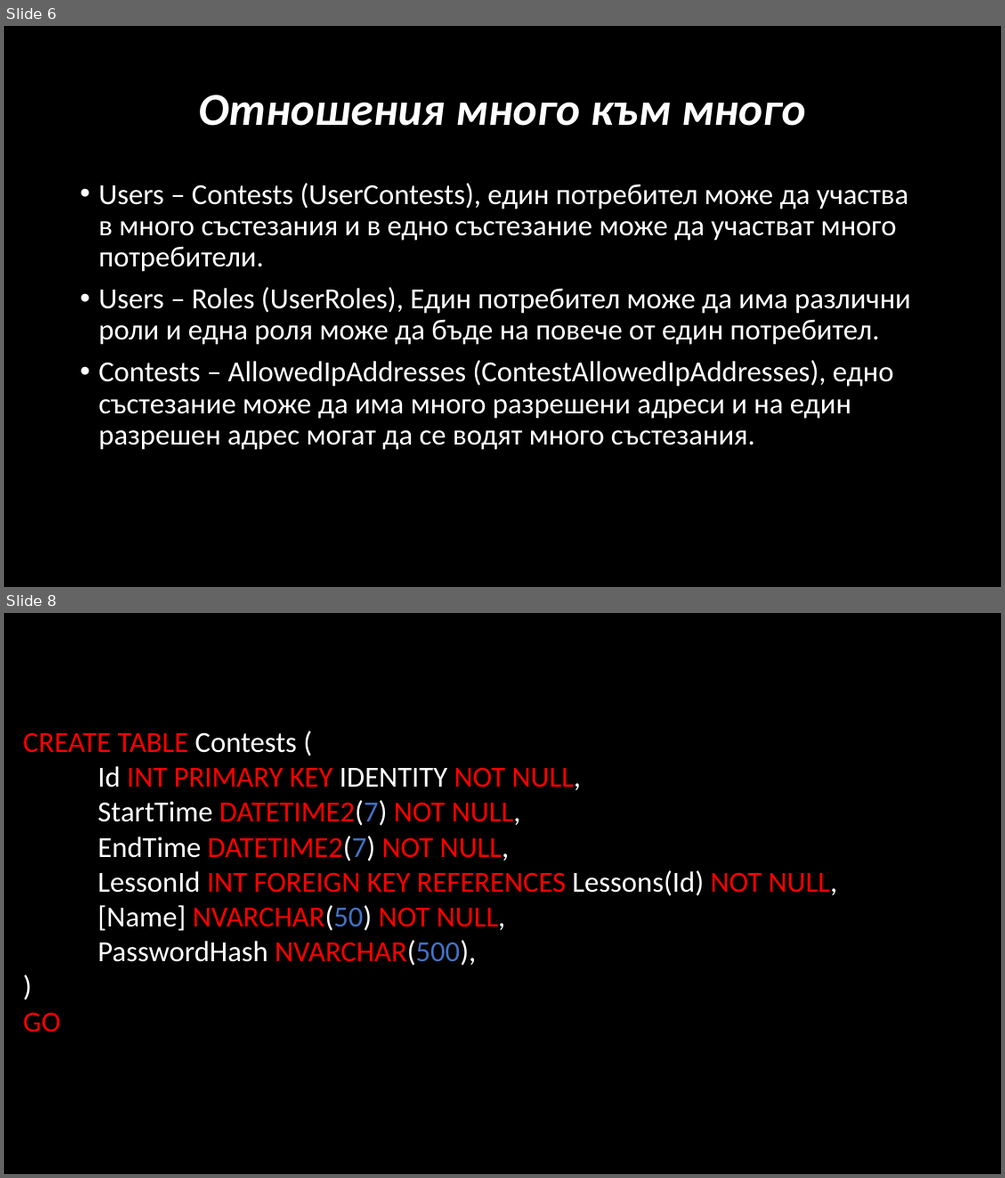
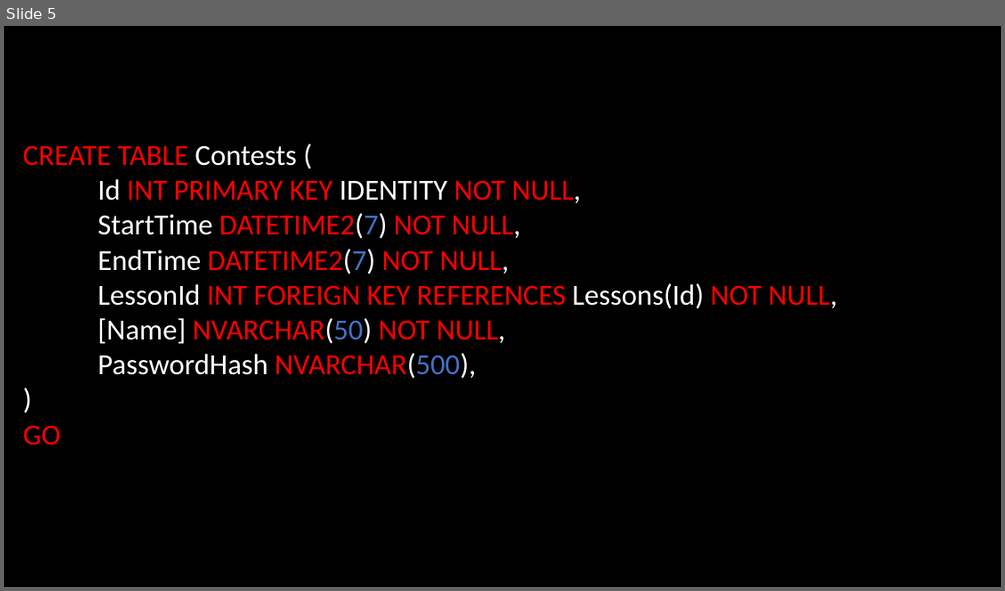
Before and after one commit to NaskoIT/FMI, a slide deck: DB/JudgeSystem/Основна-презентация.pptx. Shown one above the other, each under a label of ours: slides 6 and 8 before the commit, slide 5 after it; the slides between them are not shown. The pictures are 1005x1178 and 1005x591 pixels, drawn with LibreOffice and Linux fonts; fonts in the diff are those of the drawing. Boxes give left, top, right and bottom in pixels: in the first picture for what was removed or moved away, otherwise in the second. Text is boxed around its words. In the diff, an @@ line names an element or a change of style, - is before the commit and + after.

```diff
--- a/DB/JudgeSystem/Основна-презентация.pptx
+++ b/DB/JudgeSystem/Основна-презентация.pptx
@@ slide 6 removed at [4, 26, 1001, 587], background #000000 @@
@@ title removed at [199, 95, 806, 126] @@
-Отношения много към много
@@ text removed at [98, 183, 911, 450] @@
-• Users – Contests (UserContests), един потребител може да участва в много състезания и в едно състезание може да участват много потребители.
-• Users – Roles (UserRoles), Един потребител може да има различни роли и една роля може да бъде на повече от един потребител.
-• Contests – AllowedIpAddresses (ContestAllowedIpAddresses), едно състезание може да има много разрешени адреси и на един разрешен адрес могат да се водят много състезания.
@@ what was slide 8 is now slide 5 @@
```
Also in this commit, not shown: 4 slides changed, 2 other slides removed, 1 other file.
